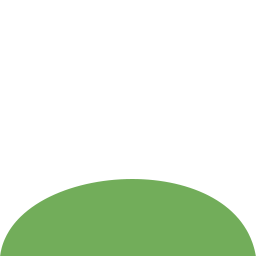
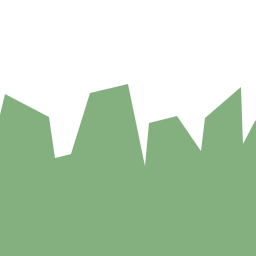
Comparing the layer stacks of the two 256x256 images. Changes:
hid "Shape 6" over [0, 179, 256, 256]
showed "Layer 1" over [0, 84, 256, 256]
